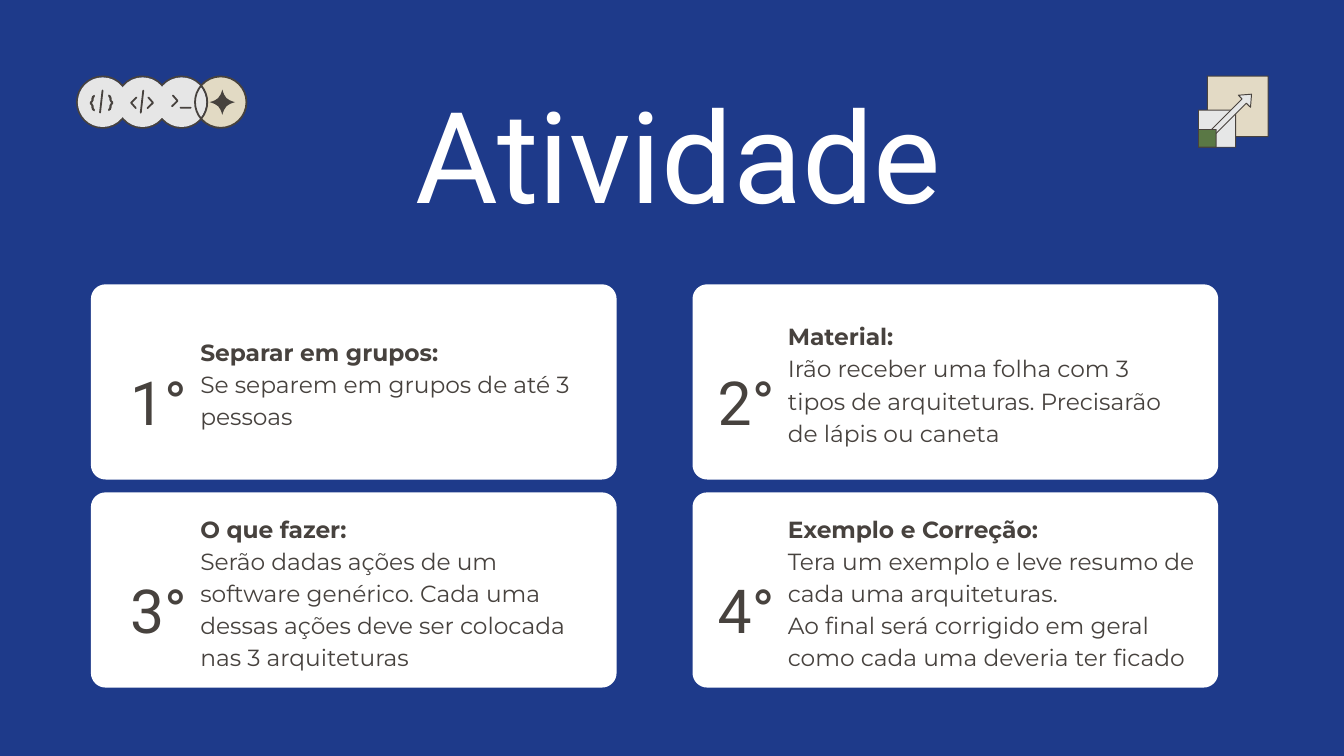
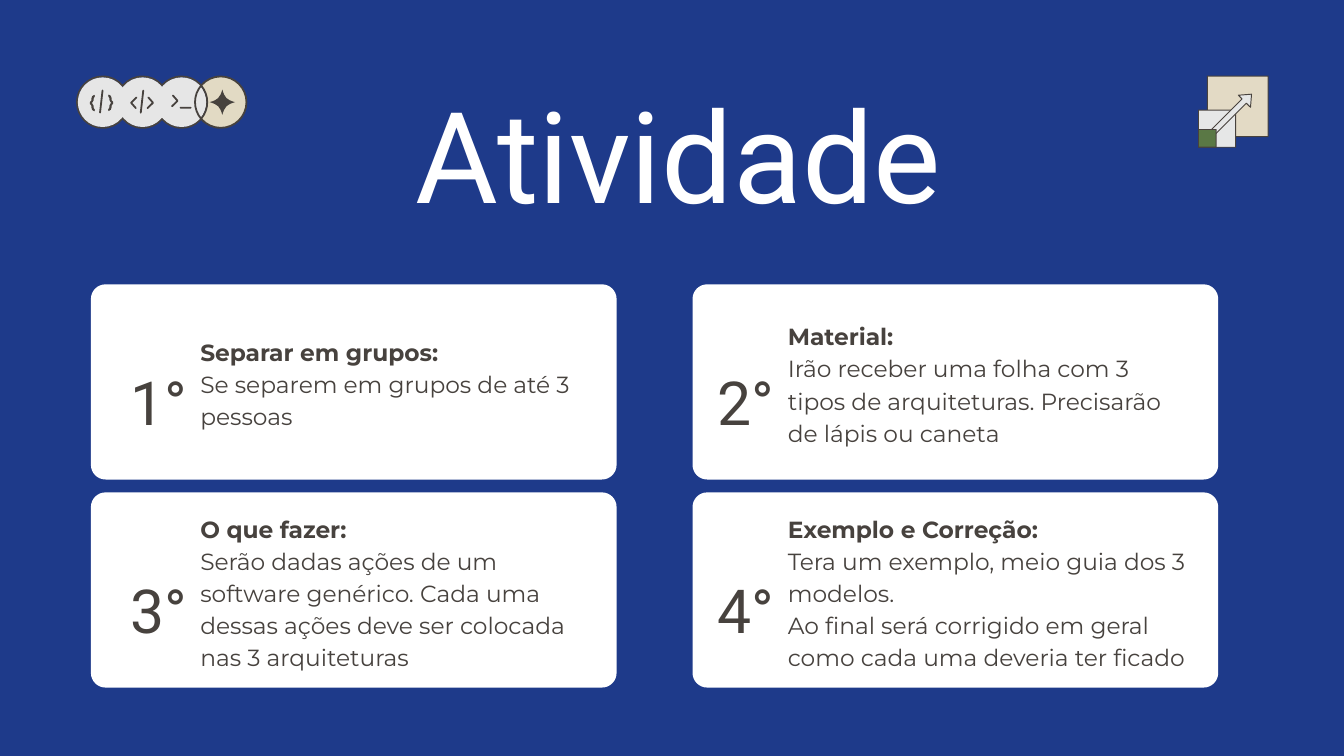
Before and after one commit to Liche008/Eng-Soft2-Grupo2, a slide deck: slide 18 of Apresentacao.pptx. Drawn at 1344x756 pixels with LibreOffice and Linux fonts; fonts in the diff are those of the drawing. Boxes give left, top, right and bottom in pixels: in the first picture for what was removed or moved away, otherwise in the second. Text is boxed around its words. In the diff, an @@ line names an element or a change of style, - is before the commit and + after.

Commit message:
adição da folha guia ao README

```diff
--- a/Apresentacao.pptx
+++ b/Apresentacao.pptx
@@ text at <box>788,552,1185,602</box>: text changed @@
-Tera um exemplo e leve resumo de cada uma arquiteturas.
+Tera um exemplo, meio guia dos 3 modelos.
```
Also in this commit, not shown: 14 slides added, 13 slides removed, 2 other files.
